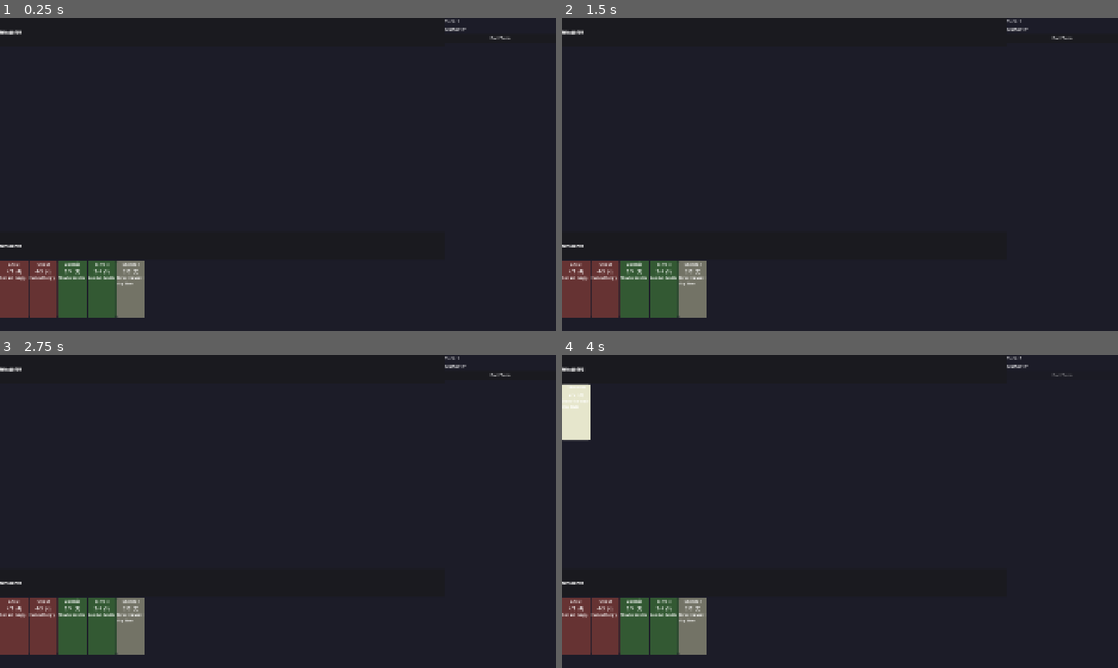
Above: before the commit, frames 1-4 (two rows, left to right).
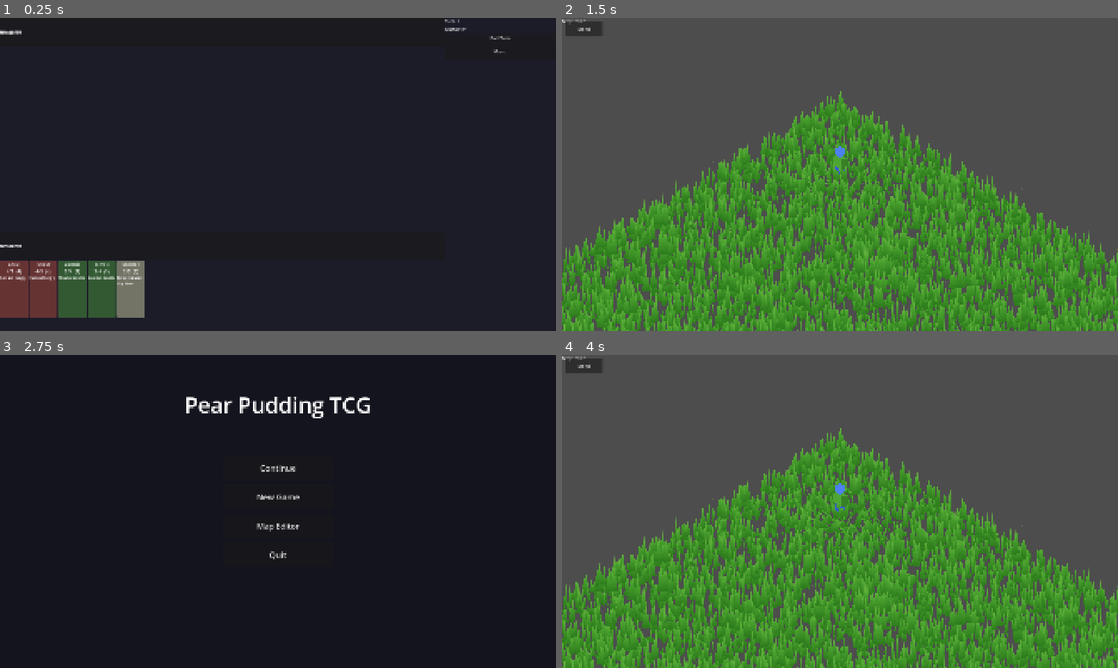
Above: after the commit, the same moments.

Repository: ChrisPauly97/pear-pudding-godot
Game: Godot game, scene res://scenes/battle/BattleScene.tscn
The game is run twice, just before and just after one commit, with the same random seed, the same clock (stepped at 60 frames per second) and the same inputs. This scene is started directly instead of the project's main scene.
Inputs (mouse positions are in pixels of both pictures, inside the frame that each line leads up to):
- Up to frame 1 (0.25 s): no input
- Up to frame 2 (1.5 s): click (1062, 52) at 0.5 s, where only the run after the commit has a clickable "Menu"; click (840, 146) at 1.25 s, where only the run after the commit has a clickable "New Game"
- Up to frame 3 (2.75 s): click (22, 364) at 2 s, where only the run after the commit has a clickable "Menu"
- Up to frame 4 (4 s): click (840, 495) at 2.75 s, where only the run after the commit has a clickable "New Game"; click (1062, 373) at 3.5 s, where only the run before the commit has a clickable "End Turn"

The runs differ from the first frame. In frame 1, less than 0.1% of the frame differs, in the area x 88-91%, y 10-12%; in frame 2, 100%, in the area x 0-100%, y 0-100%; in frame 3, 6.0%; in frame 4, 100%.

Commit message:
Add return-to-menu button accessible from world and battle scenes
Adds a "Menu" button to the WorldScene HUD (top-left) and the BattleScene
SidePanel so the player can return to the main menu from anywhere in-game.
Both buttons call SceneManager.go_to_menu(). Sizes follow the vh-relative
guidelines from CLAUDE.md.

https://claude.ai/code/session_01HiwVBK5xcwm2Fu6eaRy7Px

Diff:
--- a/scenes/battle/BattleScene.gd
+++ b/scenes/battle/BattleScene.gd
@@ -27,6 +27,7 @@
 @onready var _turn_label: Label = $SidePanel/TurnLabel
 @onready var _mana_label: Label = $SidePanel/ManaLabel
 @onready var _end_turn_btn: Button = $SidePanel/EndTurnButton
+@onready var _menu_btn: Button = $SidePanel/MenuButton
 
 func _ready() -> void:
 	_vh = get_viewport().get_visible_rect().size.y
@@ -52,10 +53,15 @@
 		_state.players[1].draw_opening_hand(4)
 
 	_end_turn_btn.pressed.connect(_on_end_turn)
+	_menu_btn.pressed.connect(func() -> void: SceneManager.go_to_menu())
+	_apply_menu_btn_size()
 	GameBus.turn_ended.connect(_on_turn_ended)
 
 	_state.players[0].start_turn(1)
 	_refresh_all()
+
+func _apply_menu_btn_size() -> void:
+	_menu_btn.custom_minimum_size = Vector2(_vh * 0.12, _vh * 0.05)
 
 func _apply_ui_sizes() -> void:
 	var hero_h: float = _vh * 0.09
--- a/scenes/battle/BattleScene.tscn
+++ b/scenes/battle/BattleScene.tscn
@@ -96,3 +96,7 @@
 [node name="EndTurnButton" type="Button" parent="SidePanel"]
 layout_mode = 2
 text = "End Turn"
+
+[node name="MenuButton" type="Button" parent="SidePanel"]
+layout_mode = 2
+text = "Menu"
--- a/scenes/world/WorldScene.gd
+++ b/scenes/world/WorldScene.gd
@@ -53,6 +53,14 @@
 
 	var joystick := VirtualJoystick.new()
 	_hud.add_child(joystick)
+
+	var vh: float = get_viewport().get_visible_rect().size.y
+	var menu_btn := Button.new()
+	menu_btn.text = "Menu"
+	menu_btn.custom_minimum_size = Vector2(vh * 0.12, vh * 0.05)
+	menu_btn.position = Vector2(vh * 0.01, vh * 0.01)
+	menu_btn.pressed.connect(func() -> void: SceneManager.go_to_menu())
+	_hud.add_child(menu_btn)
 
 func _update_hud() -> void:
 	_map_label.text = "Map: %s" % map_name
